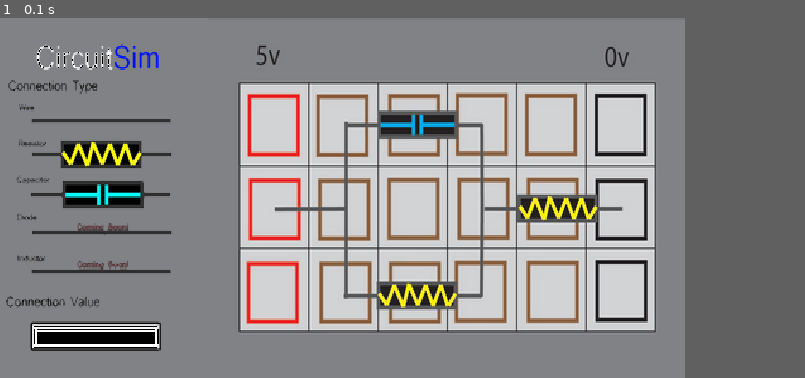
Above: before the commit, frame 1.
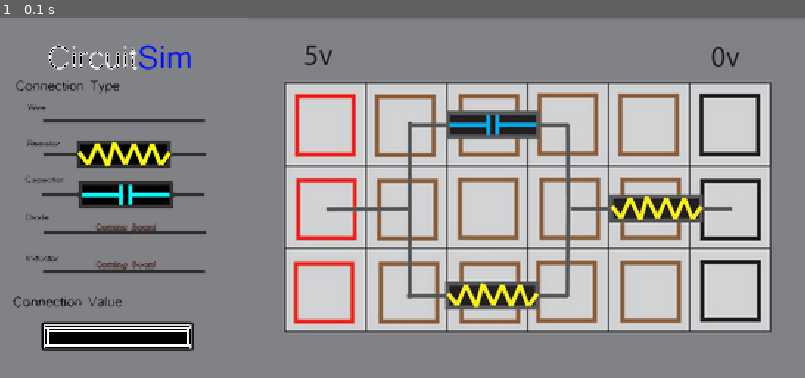
Above: after the commit, the same moment.

Repository: BrennaManning/SoftDesFinalProject
Game: pygame game, started from pygame_breadboard.py
Two runs of this game, one before a commit and one after it. Both use one fixed random seed, a clock stepped at 60 frames per second and the inputs below. The source is Python 2; it was converted automatically to run under Python 3.
Inputs:
- Up to frame 1 (0.1 s): no input
The window is 720x360 before the commit and 840x360 after it. Grey fills any space a smaller window leaves; there, only what the larger window draws over its background counts as a difference.

The runs differ from the first frame. In frame 1, 31% of the frame differs, in the area x 0-96%, y 7-93%.

Commit message:
resistor class starting to work

Diff:
--- a/pygame_breadboard.py
+++ b/pygame_breadboard.py
@@ -26,7 +26,8 @@
     def __init__(self):
         pygame.sprite.Sprite.__init__(self)
         self.image = pygame.image.load('images/circuitsim.png')
-        self.image = pygame.transform.scale(self.image, (720,360))
+        # self.image = pygame.image.load('images/breadboard_background.jpg')
+        self.image = pygame.transform.scale(self.image, (840,360))
         self.image.set_colorkey((255,255,255))
 
     def get_drawables(self):
@@ -48,7 +49,20 @@
 # 	def calculate_current(self,model):
 
 class Resistor():
-    pass
+    def __init__(self, pos1, pos2, r1):
+        """ initializes a resistor """
+        self.pos1 = pos1
+        self.pos2 = pos2
+        self.r1 = r1
+        self.image = pygame.image.load('images/Resistor.png')
+        print self.pos1
+        print self.pos2
+        print r1
+
+    def draw_block(self):
+        """ gets the drawables for the circuit block """
+        return DrawableSurface(self.image,pygame.Rect((self.pos1),
+                                self.image.get_size()))
 
 class Capacitor():
     pass
@@ -148,6 +162,27 @@
         elif not (self.mouse_pressed):
             self.mouse_pressed = True
             mpos = pygame.mouse.get_pos()
+            # print mpos
+            if mpos[0] >= 75 and mpos[0] <= 250:
+                if mpos[1] >= 115 and mpos[1] <= 150:
+                    print "select the resistor's first position"
+                    pos1 = self.get_click_coordinates()
+                    print pos1
+                    if type(pos1) is tuple:
+                        print "select the resistor's second position"
+                        pos2 = self.get_click_coordinates()
+                        r1 = raw_input("Type resistor value: ")
+                        resistor = Resistor(pos1, pos2, r1)
+            else:
+                pass
+
+    def get_click_coordinates(self):
+        if pygame.mouse.get_pressed() != (1, 0, 0):
+            self.mouse_pressed = False
+        elif not (self.mouse_pressed):
+            self.mouse_pressed = True
+            mpos = pygame.mouse.get_pos()
+            print mpos
             return mpos
 
 	def add_connection(self):
@@ -174,8 +209,8 @@
     """ The main class """
     def __init__(self):
         """ Initialize the board """
-        self.game_model = Model(720, 360)
-        self.view = View(self.game_model, 720, 360)
+        self.game_model = Model(840, 360)
+        self.view = View(self.game_model, 840, 360)
         self.controller = Controller(self.game_model)
 
     def run(self):
